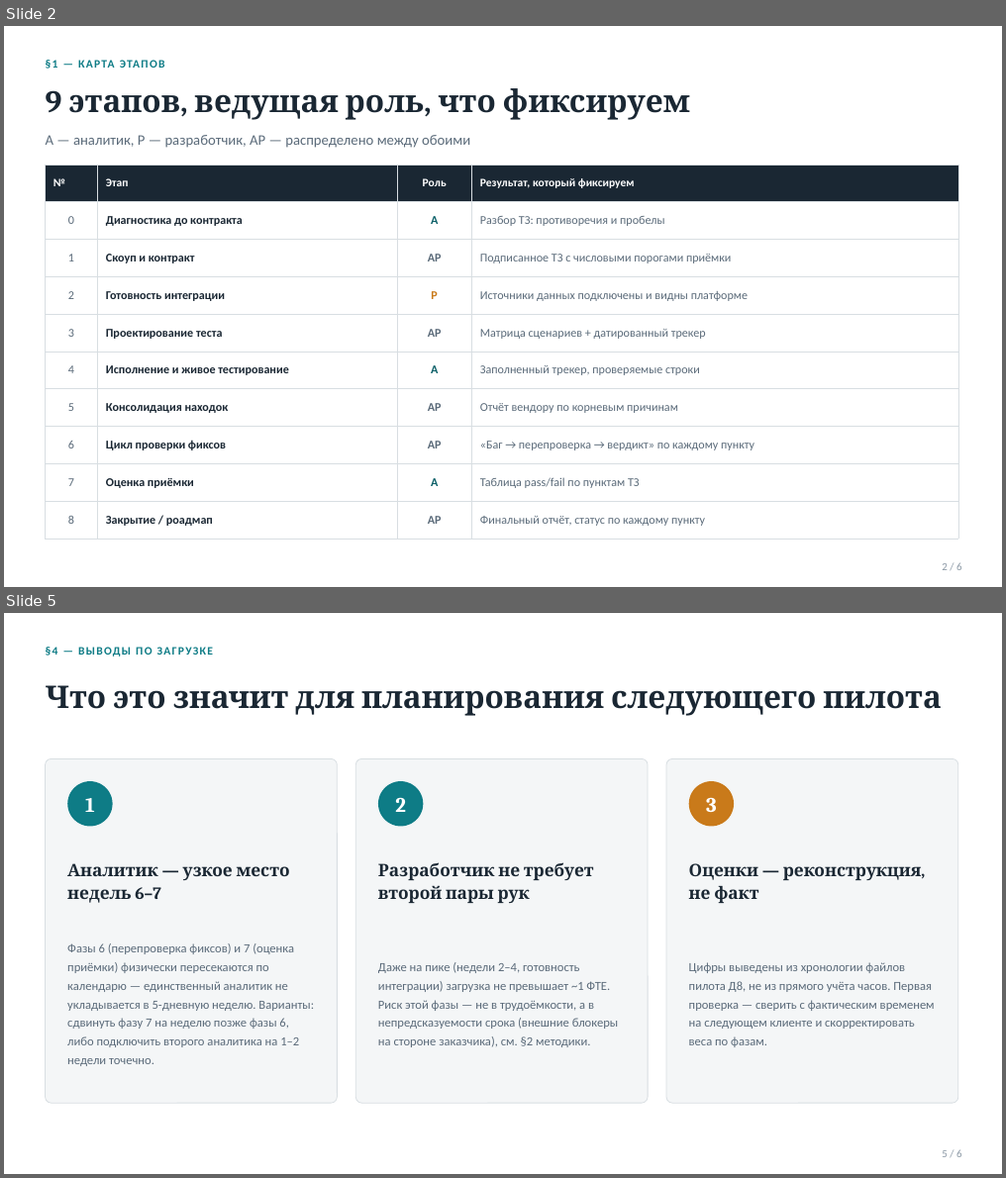
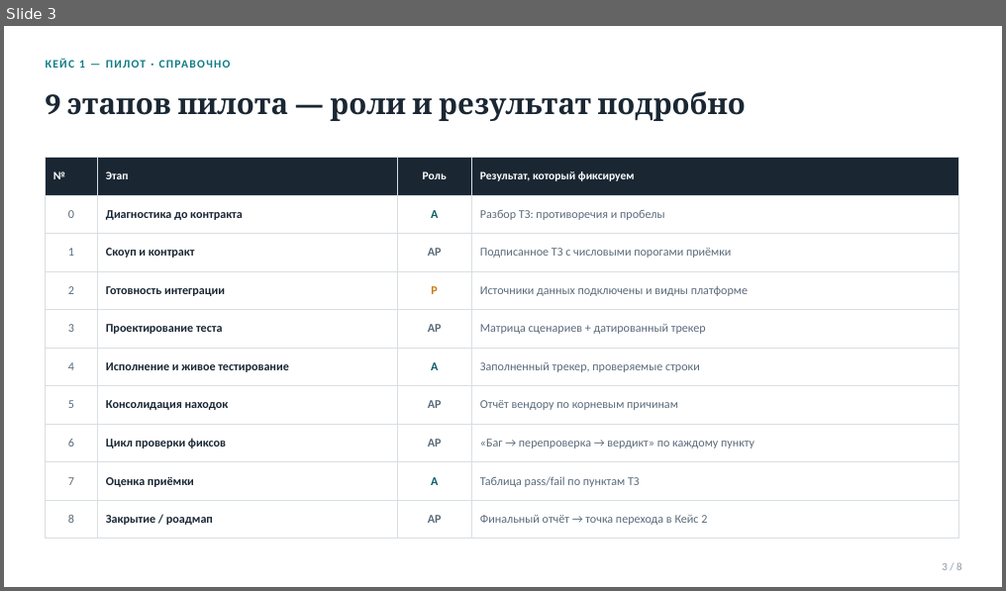
Before and after one commit to vladilslavandrosov-prog/job-RAG, a slide deck: docs/presentations/metodika-vnedreniya-promezhutochnyi-srez.pptx. Shown one above the other, each under a label of ours: slides 2 and 5 before the commit, slide 3 after it; the slides between them are not shown. The pictures are 1006x1178 and 1006x591 pixels, drawn with LibreOffice and Linux fonts; fonts in the diff are those of the drawing. Boxes give left, top, right and bottom in pixels: in the first picture for what was removed or moved away, otherwise in the second. Text is boxed around its words. In the diff, an @@ line names an element or a change of style, - is before the commit and + after.

```diff
--- a/docs/presentations/metodika-vnedreniya-promezhutochnyi-srez.pptx
+++ b/docs/presentations/metodika-vnedreniya-promezhutochnyi-srez.pptx
@@ slide 5 removed at <box>4,613,1002,1174</box>, background #FFFFFF @@
@@ text removed at <box>53,647,58,655</box> @@
-§4 — ВЫВОДЫ ПО ЗАГРУЗКЕ
@@ text removed at <box>46,685,942,716</box> @@
-Что это значит для планирования следующего пилота
@@ rounded rectangle removed at <box>46,759,338,1103</box> @@
@@ rounded rectangle removed at <box>355,759,648,1103</box> @@
@@ rounded rectangle removed at <box>666,759,958,1103</box> @@
@@ ellipse removed at <box>67,781,113,827</box> @@
@@ ellipse removed at <box>378,781,423,827</box> @@
@@ ellipse removed at <box>689,781,734,827</box> @@
@@ text removed at <box>85,798,95,812</box> @@
-1
@@ text removed at <box>395,797,406,812</box> @@
-2
@@ text removed at <box>706,797,717,812</box> @@
-3
@@ text removed at <box>67,863,290,903</box> @@
-Аналитик — узкое место недель 6–7
@@ text removed at <box>378,862,594,903</box> @@
-Разработчик не требует второй пары рук
@@ text removed at <box>689,863,922,903</box> @@
-Оценки — реконструкция, не факт
@@ text removed at <box>67,962,314,1066</box> @@
-Фазы 6 (перепроверка фиксов) и 7 (оценка приёмки) физически пересекаются по календарю — единственный аналитик не укладывается в 5-дневную неделю. Варианты: сдвинуть фазу 7 на неделю позже фазы 6, либо подключить второго аналитика на 1–2 недели точечно.
@@ text removed at <box>378,962,618,1048</box> @@
-Даже на пике (недели 2–4, готовность интеграции) загрузка не превышает ~1 ФТЕ. Риск этой фазы — не в трудоёмкости, а в непредсказуемости срока (внешние блокеры на стороне заказчика), см. §2 методики.
@@ text removed at <box>689,962,935,1048</box> @@
-Цифры выведены из хронологии файлов пилота Д8, не из прямого учёта часов. Первая проверка — сверить с фактическим временем на следующем клиенте и скорректировать веса по фазам.
@@ text removed at <box>942,1150,962,1157</box> @@
-5 / 6
@@ what was slide 2 is now slide 3 @@
@@ slide 3 changed as well @@
@@ text at <box>79,60,85,68</box>: text changed @@
-§1 — КАРТА ЭТАПОВ
+КЕЙС 1 — ПИЛОТ · СПРАВОЧНО
@@ text at <box>46,91,746,121</box>: text changed; size 30 to 28 pt @@
-9 этапов, ведущая роль, что фиксируем
+9 этапов пилота — роли и результат подробно
@@ text removed at <box>46,135,470,148</box> @@
-А — аналитик, Р — разработчик, АР — распределено между обоими
@@ table at <box>46,157,958,539</box> @@
-row 10, column 4: Финальный отчёт, статус по каждому пункту
+row 10, column 4: Финальный отчёт → точка перехода в Кейс 2
@@ table: place and size @@
-table at <box>46,165,958,539</box>
+table at <box>46,157,958,539</box>
```
Also in this commit, not shown: 2 other slides changed, 5 slides added, 2 other slides removed, 1 other file.
